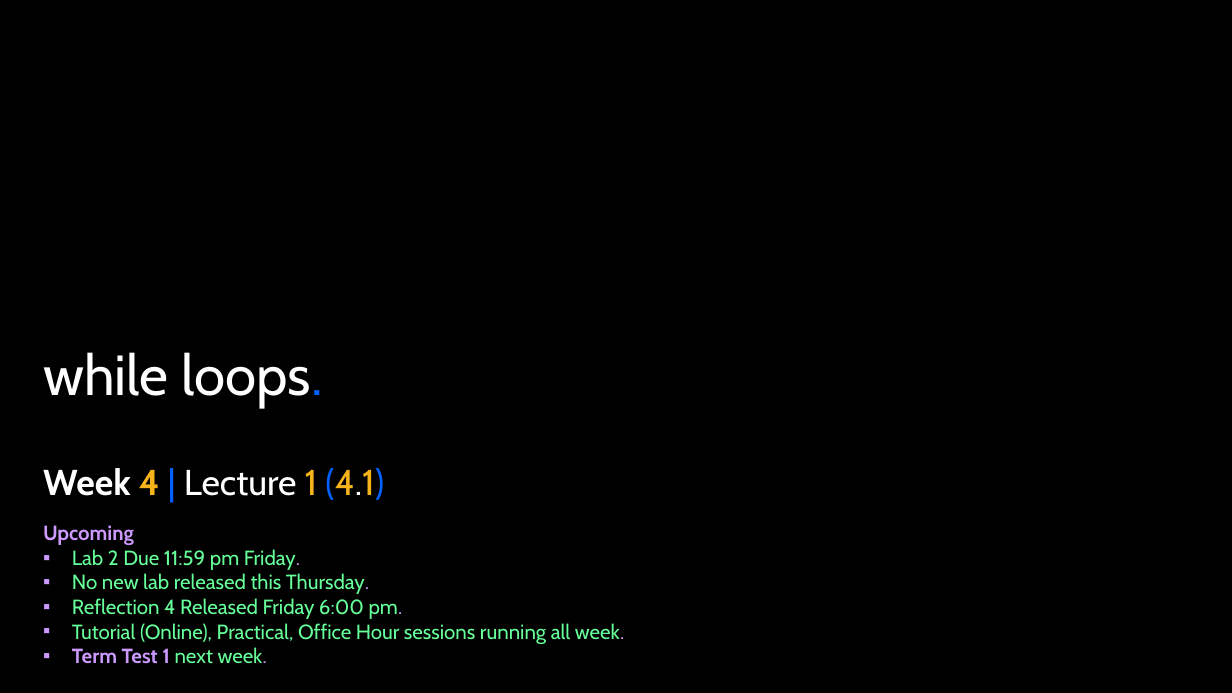
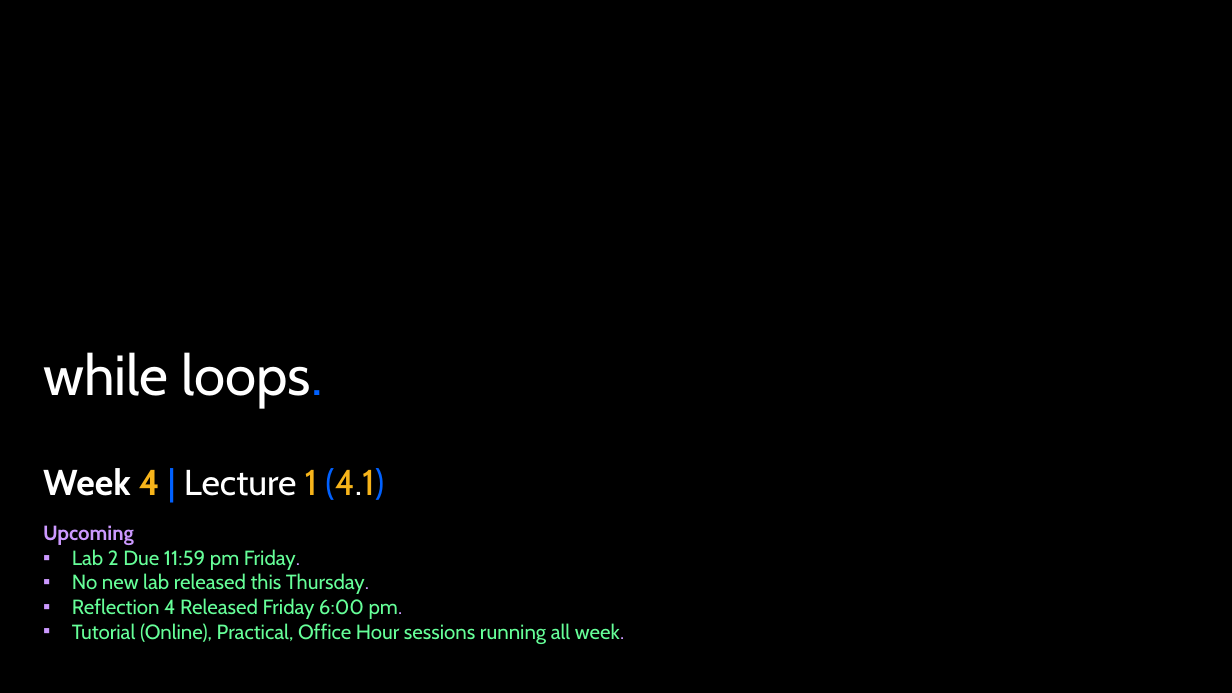
Before and after one commit to APS106/APS106-winter-2025-kinsella-goodfellow, a slide deck: slide 1 of lectures/week4/lecture1/slides/week4_lecture1.pptx. Drawn at 1232x693 pixels with LibreOffice and Linux fonts; fonts in the diff are those of the drawing; background and template pictures are left out. Boxes give left, top, right and bottom in pixels: in the first picture for what was removed or moved away, otherwise in the second. Text is boxed around its words. In the diff, an @@ line names an element or a change of style, - is before the commit and + after.

```diff
--- a/lectures/week4/lecture1/slides/week4_lecture1.pptx
+++ b/lectures/week4/lecture1/slides/week4_lecture1.pptx
@@ text at [72, 647, 267, 664]: paragraph removed @@
-▪ Term Test 1 next week.
```
Also in this commit, not shown: 1 other slide changed, 12 other files.
